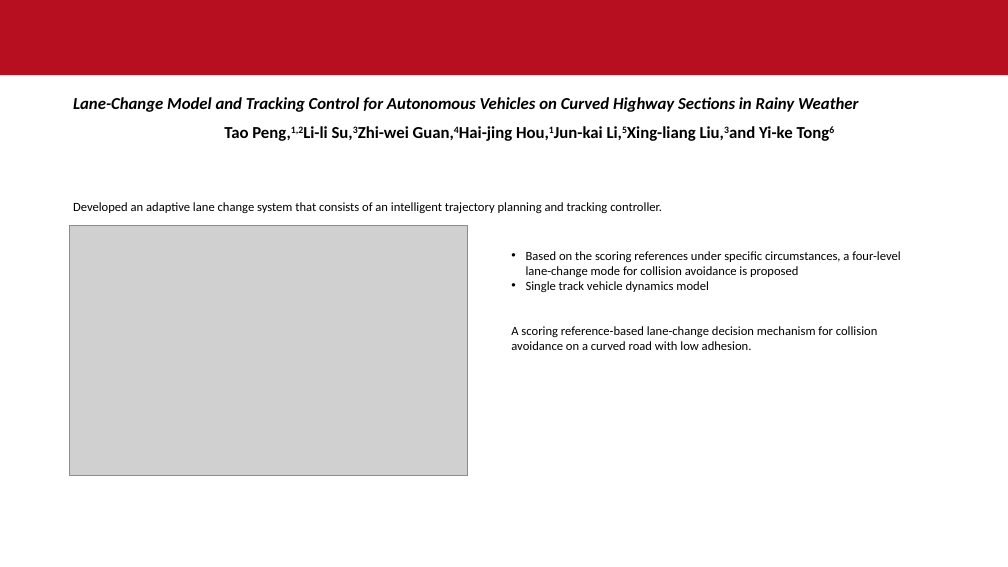
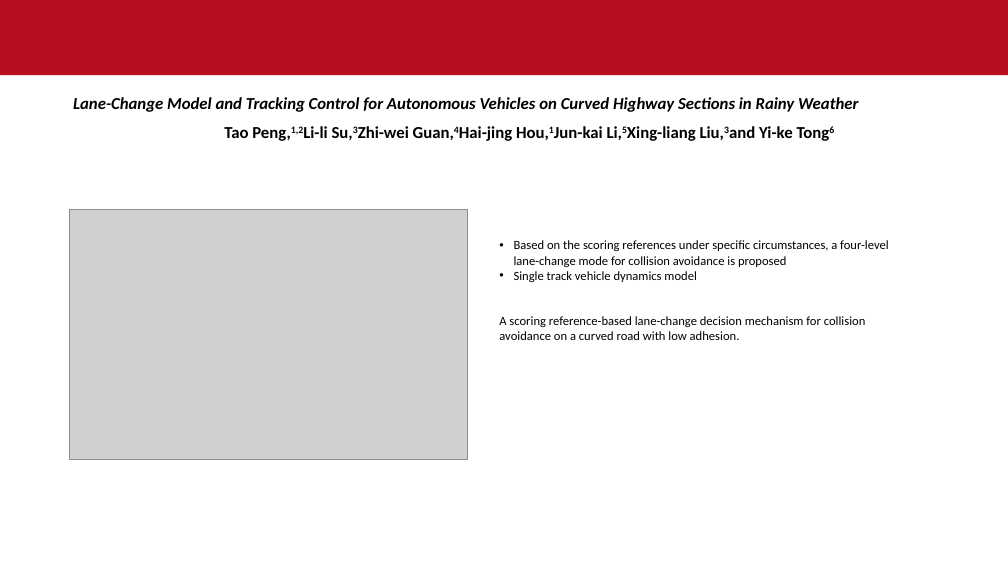
Before and after one commit to sandeepsulake96/Highway-motion-planning-using-artificial-potential-fields-with-environment-uncertainities, a slide deck: slide 19 of Thesis_outline.pptx (slide 15 before the commit). Drawn at 1008x567 pixels with LibreOffice and Linux fonts; fonts in the diff are those of the drawing; grey boxes stand for pictures; background and template pictures are left out. Boxes give left, top, right and bottom in pixels: in the first picture for what was removed or moved away, otherwise in the second. Text is boxed around its words. In the diff, an @@ line names an element or a change of style, - is before the commit and + after.

```diff
--- a/Thesis_outline.pptx
+++ b/Thesis_outline.pptx
@@ picture: place and size @@
-picture at [70,226,468,476]
+picture at [70,209,468,459]
@@ text at [73,202,662,213]: paragraph removed @@
-Developed an adaptive lane change system that consists of an intelligent trajectory planning and tracking controller.
@@ text "Based on the scoring references ...": place and size @@
-text "Based on the scoring references ..." at [511,251,900,350]
+text "Based on the scoring references ..." at [499,240,888,340]
```
Also in this commit, not shown: 5 other slides changed, 7 slides added, 3 slides removed.
